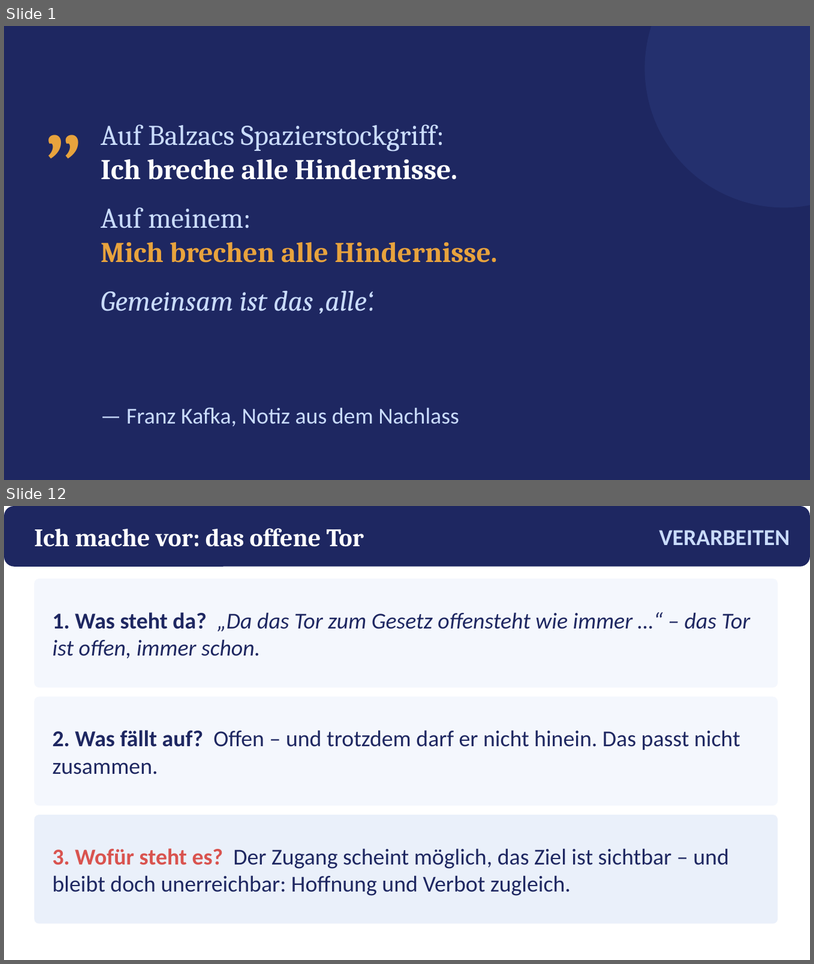
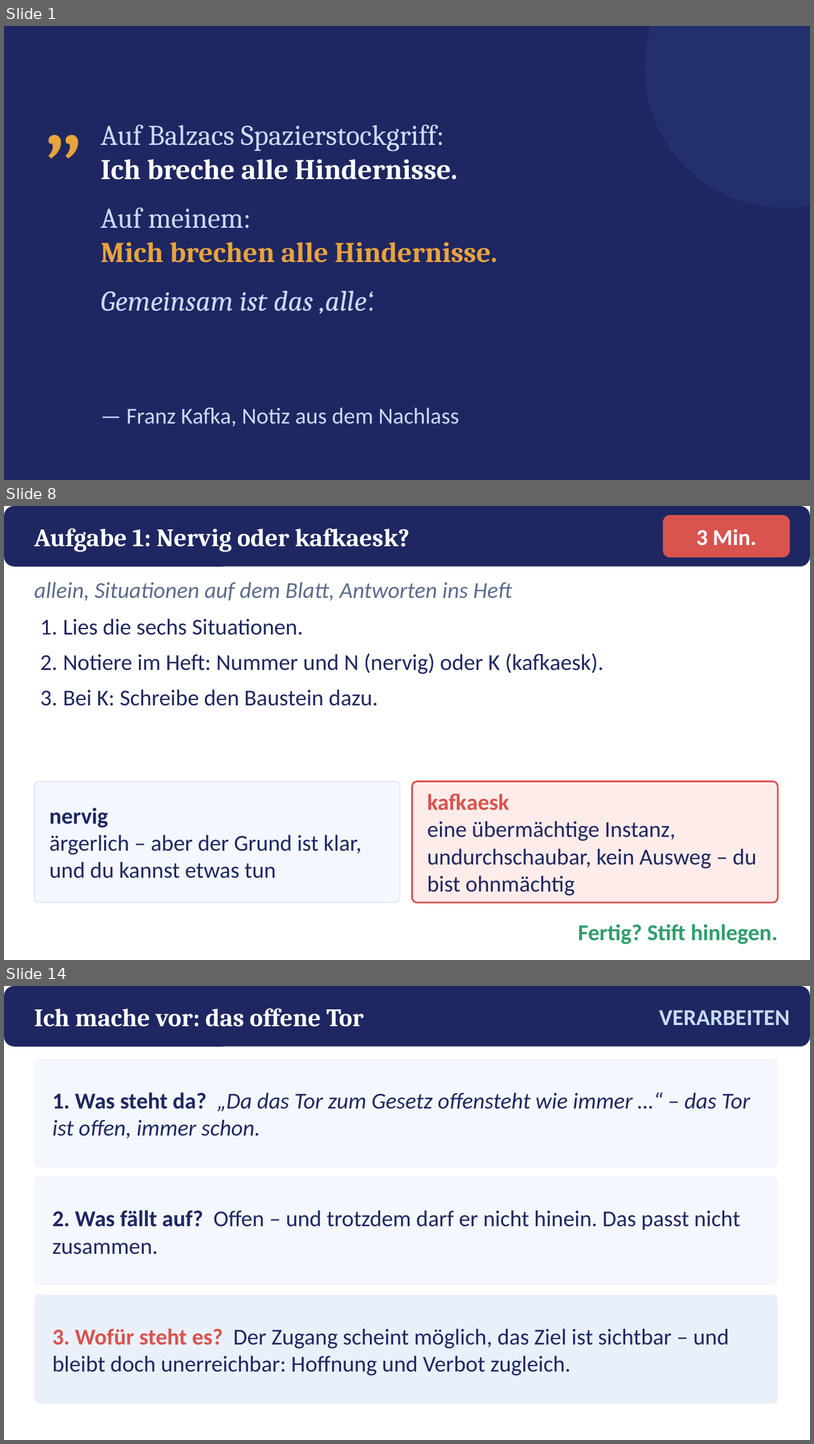
Before and after one commit to golzkonstantin-gif/Schule, a slide deck: Deutsch_11/Kafka_Vor_dem_Gesetz/Praesentation_Vor_dem_Gesetz.pptx. Shown one above the other, each under a label of ours: slides 1 and 12 before the commit, slides 1, 8 and 14 after it; the slides between them are not shown. The pictures are 814x964 and 814x1444 pixels, drawn with LibreOffice and Linux fonts; fonts in the diff are those of the drawing. Boxes give left, top, right and bottom in pixels: in the first picture for what was removed or moved away, otherwise in the second. Text is boxed around its words. In the diff, an @@ line names an element or a change of style, - is before the commit and + after.

```diff
--- a/Deutsch_11/Kafka_Vor_dem_Gesetz/Praesentation_Vor_dem_Gesetz.pptx
+++ b/Deutsch_11/Kafka_Vor_dem_Gesetz/Praesentation_Vor_dem_Gesetz.pptx
@@ slide 8 added at (4,506,810,960), background #FFFFFF @@
@@ rounded rectangle added at (4,506,810,567), fill #1E2761 @@
@@ rounded rectangle added at (663,515,791,558), fill #D9534F @@
@@ text added at (34,528,410,552), 30 pt, text #FFFFFF, bold @@
+Aufgabe 1: Nervig oder kafkaesk?
@@ text added at (696,529,757,546), 27 pt, text #FFFFFF, bold @@
+3 Min.
@@ text added at (34,582,512,601), 27 pt, text #5B6B8C, italic @@
+allein, Situationen auf dem Blatt, Antworten ins Heft
@@ text added at (63,618,604,706), 27 pt, text #1E2761 @@
+1. Lies die sechs Situationen.
+2. Notiere im Heft: Nummer und N (nervig) oder K (kafkaesk).
+3. Bei K: Schreibe den Baustein dazu.
@@ rounded rectangle added at (34,781,400,902), fill #F4F7FD, outline #D5DCEC 0.75 pt @@
@@ rounded rectangle added at (413,781,779,902), fill #FDECEA, outline #D9534F 2 pt @@
@@ text added at (428,793,757,895), 27 pt, text #1E2761 @@
+kafkaesk
+eine übermächtige Instanz, undurchschaubar, kein Ausweg – du bist ohnmächtig
@@ text added at (50,807,362,878), 27 pt, text #1E2761 @@
+nervig
+ärgerlich – aber der Grund ist klar, und du kannst etwas tun
@@ text added at (578,924,778,944), 27 pt, text #2E9E6B, bold @@
+Fertig? Stift hinlegen.
@@ what was slide 12 is now slide 14 @@
```
Also in this commit, not shown: 8 slides changed, 9 other slides added, 10 slides removed, 13 other files.
